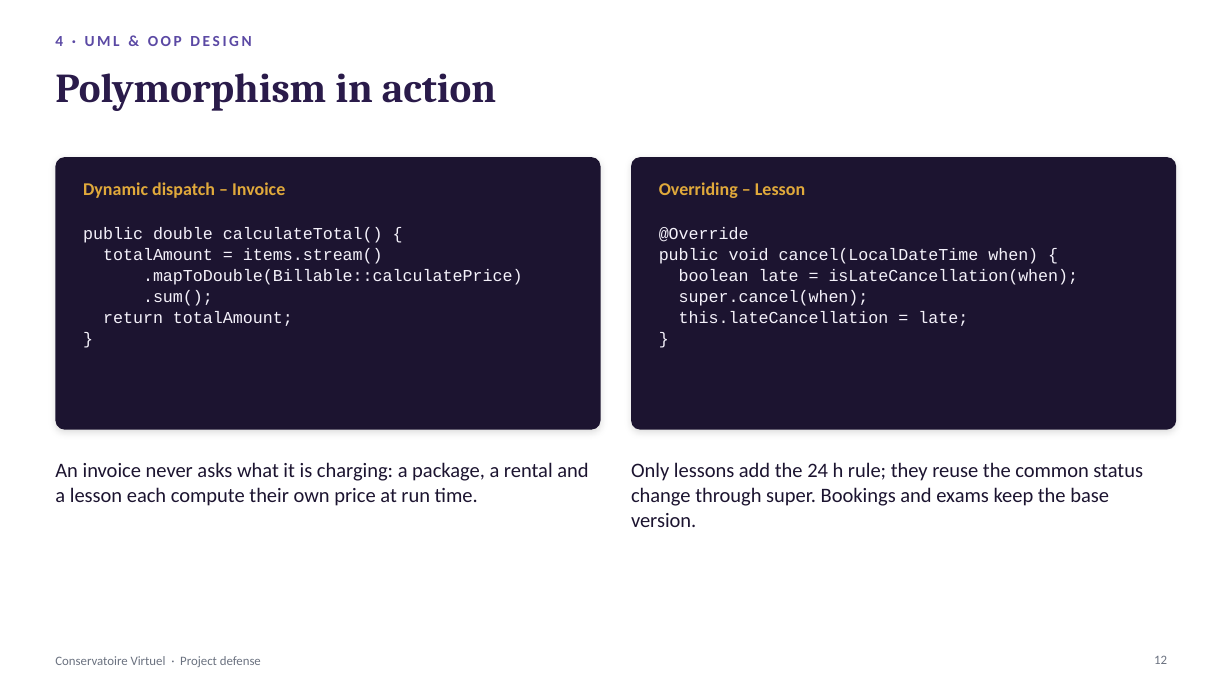
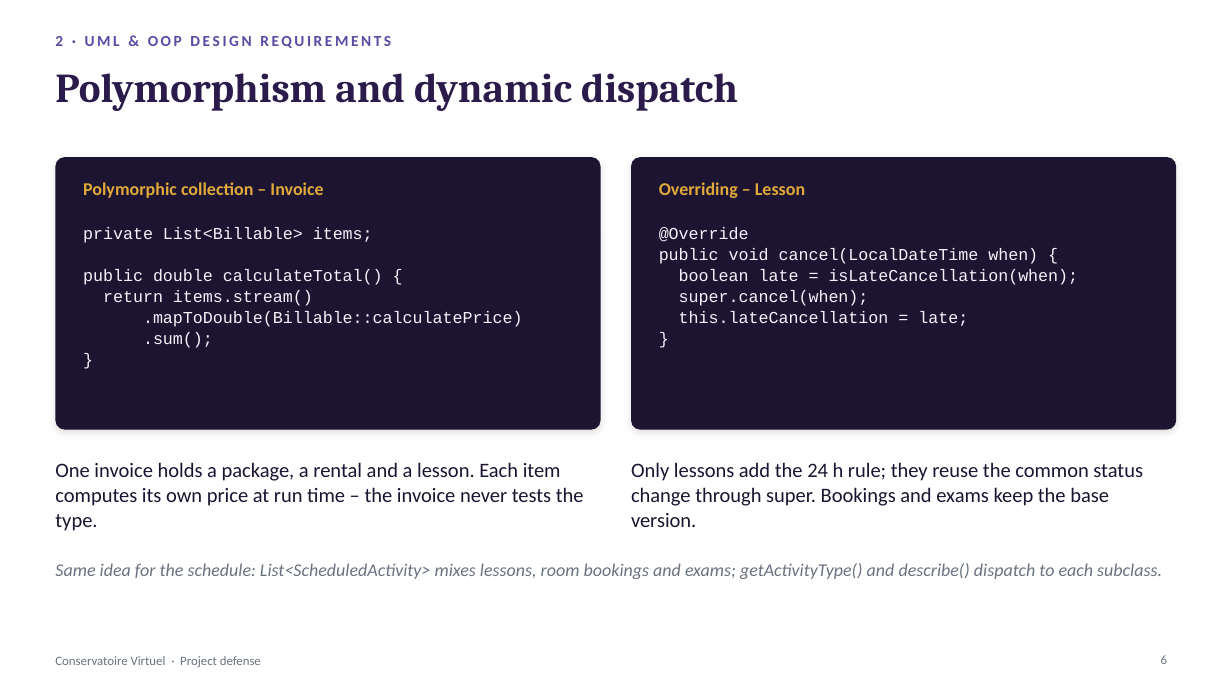
Before and after one commit to sims-yann/Conservatore_Virtuel, a slide deck: slide 6 of Conservatoire-Virtuel-Defense.pptx (slide 12 before the commit). Drawn at 1232x693 pixels with LibreOffice and Linux fonts; fonts in the diff are those of the drawing. Boxes give left, top, right and bottom in pixels: in the first picture for what was removed or moved away, otherwise in the second. Text is boxed around its words. In the diff, an @@ line names an element or a change of style, - is before the commit and + after.

```diff
--- a/Conservatoire-Virtuel-Defense.pptx
+++ b/Conservatoire-Virtuel-Defense.pptx
@@ text at <box>55,36,391,48</box>: text changed @@
-4 · UML & OOP DESIGN
+2 · UML & OOP DESIGN REQUIREMENTS
@@ title at <box>55,73,738,111</box>: text changed @@
-Polymorphism in action
+Polymorphism and dynamic dispatch
@@ text at <box>83,182,323,198</box>: text changed @@
-Dynamic dispatch – Invoice
+Polymorphic collection – Invoice
@@ text at <box>83,227,373,243</box>: paragraph added @@
+private List<Billable> items;
@@ text at <box>103,290,313,306</box>: text changed @@
-totalAmount = items.stream()
+return items.stream()
@@ text at <box>103,311,293,326</box>: paragraph removed @@
-return totalAmount;
@@ text at <box>55,462,584,531</box>: text changed @@
-An invoice never asks what it is charging: a package, a rental and a lesson each compute their own price at run time.
+One invoice holds a package, a rental and a lesson. Each item computes its own price at run time – the invoice never tests the type.
@@ text added at <box>55,563,1162,579</box>, 14 pt, text #6B7280, italic @@
+Same idea for the schedule: List<ScheduledActivity> mixes lessons, room bookings and exams; getActivityType() and describe() dispatch to each subclass.
@@ page number at <box>1161,655,1167,664</box>: text changed @@
-12
+6
```
Also in this commit, not shown: 2 other slides changed, 9 slides added, 13 slides removed, 1 other file.
